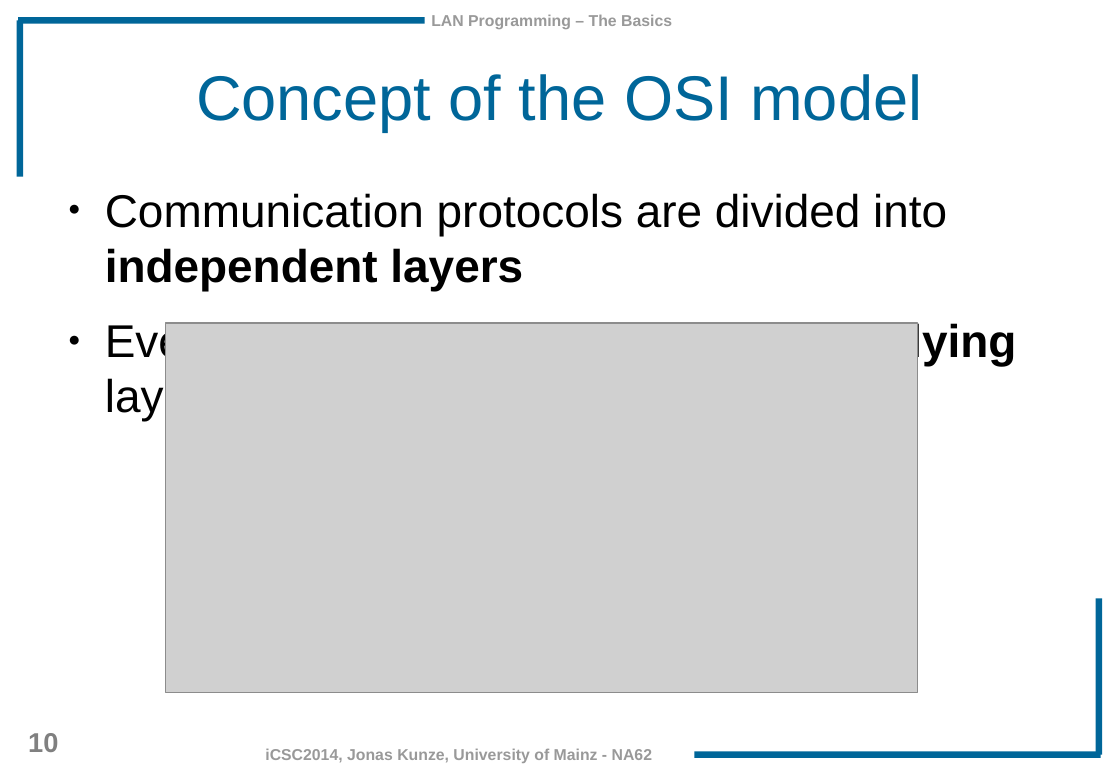
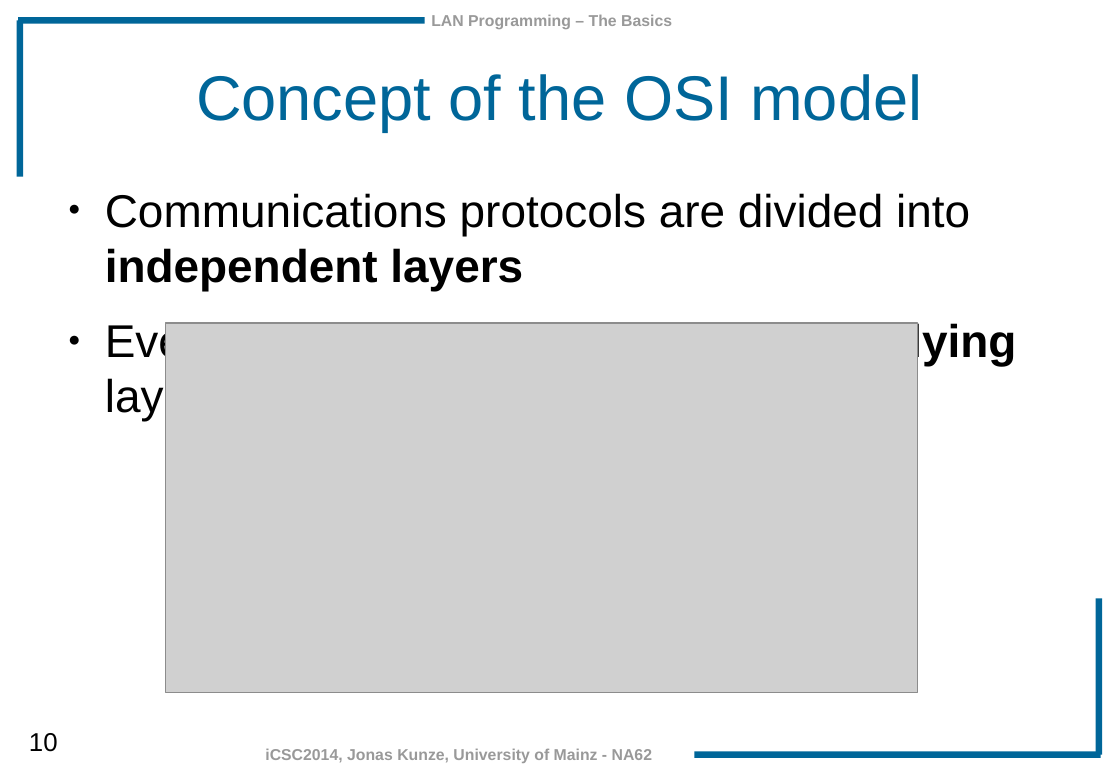
Before and after one commit to JonasKunze/icsc2014, a slide deck: slide 10 of iCSC-2014-LAN_Programming_Basics.odp. Drawn at 1120x775 pixels with LibreOffice and Linux fonts; fonts in the diff are those of the drawing; grey boxes stand for pictures; background and template pictures are left out. Boxes give left, top, right and bottom in pixels: in the first picture for what was removed or moved away, otherwise in the second. Text is boxed around its words. In the diff, an @@ line names an element or a change of style, - is before the commit and + after.

Commit message:
Typos corrected

```diff
--- a/iCSC-2014-LAN_Programming_Basics.odp
+++ b/iCSC-2014-LAN_Programming_Basics.odp
@@ text at (105,193,970,291): text changed @@
-● Communication protocols are divided into independent layers
+● Communications protocols are divided into independent layers
@@ page number at (29,733,58,752): size 19 to 18 pt, text colour #808080 to #000000, bold off @@
```
Also in this commit, not shown: 15 other slides changed.
